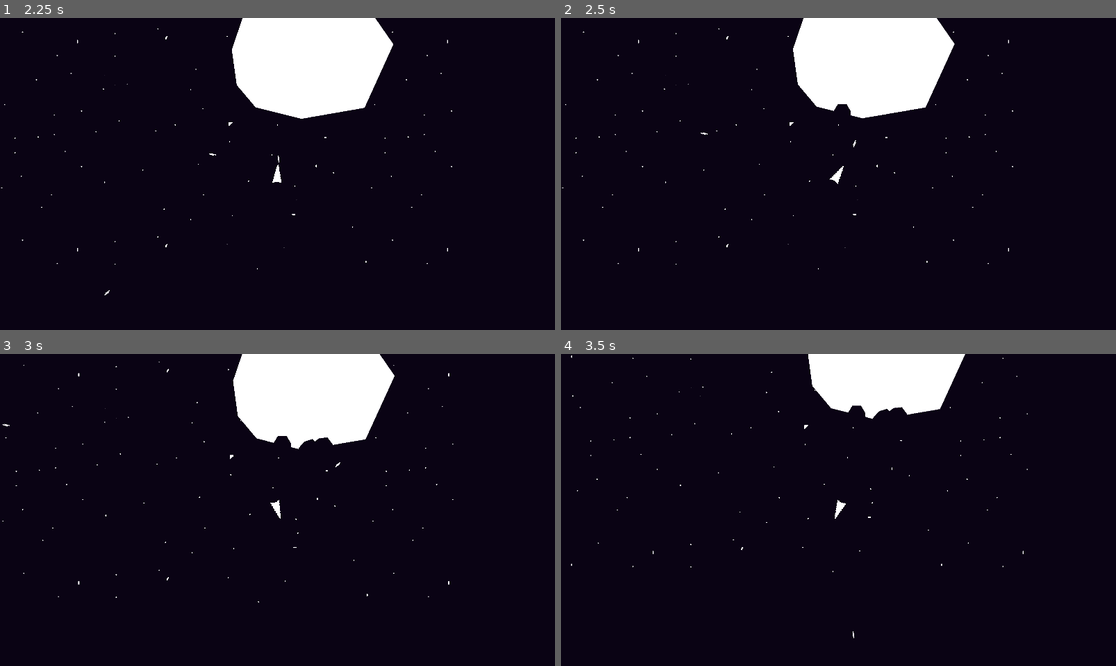
Above: before the commit, frames 1-4 (two rows, left to right).
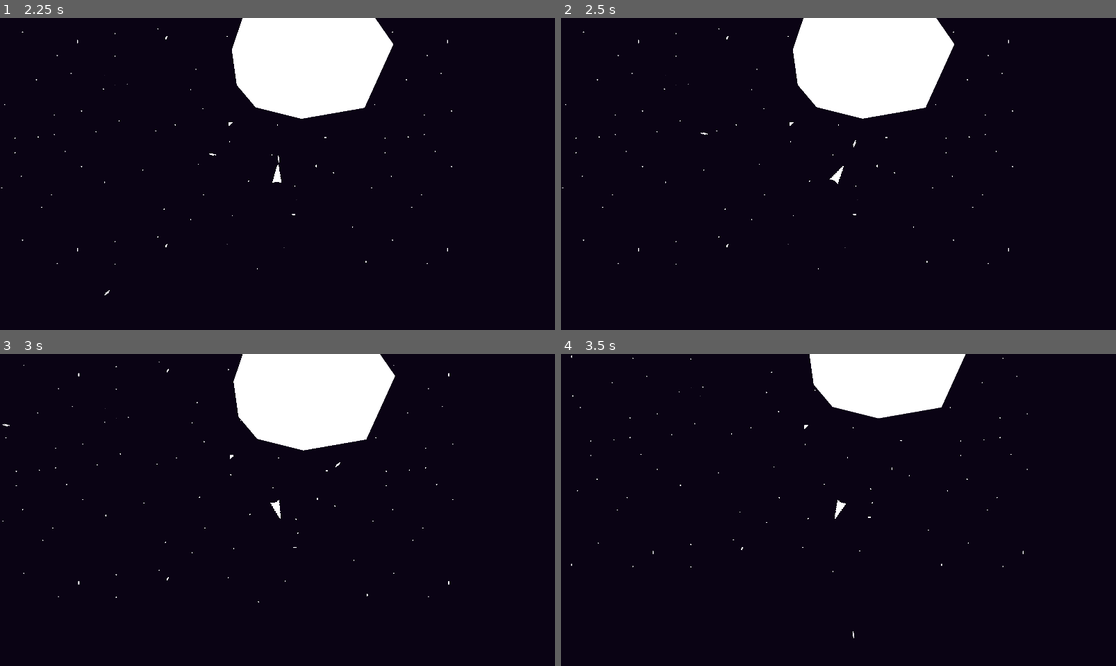
Above: after the commit, the same moments.

Repository: BloopHD/IntoTheVoid
Game: Godot game, scene res://scenes/world/world.tscn
Two runs of this game, one before a commit and one after it. Both use one fixed random seed, a clock stepped at 60 frames per second and the inputs below.
Inputs (mouse positions are in pixels of both pictures, inside the frame that each line leads up to):
- Up to frame 1 (2.25 s): move the mouse to (399, 158) at 0.52 s; hold D (right) 0.53-1.28 s; hold Space (fire_laser) 0.53-1.28 s; click (399, 158) at 0.8 s; tap Enter at 1.25 s; move the mouse to (166, 189) at 1.27 s; hold S (down) 1.28-2.03 s; click (166, 189) at 1.35 s; tap Space (fire_laser) at 1.55 s; move the mouse to (333, 105) at 2.02 s; hold D (right) from 2.03 s (still down); hold Space (fire_laser) from 2.03 s (still down)
- Up to frame 2 (2.5 s): keep holding D (right); keep holding Space (fire_laser); click (894, 105) at 2.3 s
- Up to frame 3 (3 s): move the mouse to (249, 572) at 2.77 s; release D (right) at 2.78 s; release Space (fire_laser) at 2.78 s; hold W (up) from 2.78 s (still down); click (249, 572) at 2.85 s
- Up to frame 4 (3.5 s): keep holding W (up); tap Space (fire_laser) at 3.05 s

Frame 1 is identical in both runs. In frame 2, 0.1% of the frame differs, in the area x 41-71%, y 0-33%; in frame 3, 0.3%; in frame 4, 0.3%, in the area x 44-73%, y 0-21%.

Commit message:
Laser & Impulse
Updated lase back to an area2d, added an impulse on impact to push the asteroids.

Diff:
--- a/scenes/asteroid/asteroid.gd
+++ b/scenes/asteroid/asteroid.gd
@@ -2,20 +2,27 @@
 
 var new_asteroid_scene: PackedScene = load("res://scenes/asteroid/asteroid.tscn")
 
+var minimum_size: float = 1250.0
 
-func _ready():
+var area: float
+
+func _ready() -> void:
+
 	calculate_polygon_properties()
+	check_size_requirment()
 
 
-func calculate_polygon_properties():
-	var center = Vector2.ZERO
-	var area = 0
+func calculate_polygon_properties() -> void:
+
+	var center: Vector2 = Vector2.ZERO
 	var asteroid_points: PackedVector2Array = $Polygon2D.polygon
 
 	for i in asteroid_points.size():
 
 		var i_plus_one = i + 1
+
 		if i_plus_one >= asteroid_points.size():
+
 			i_plus_one = 0
 
 		var curr = asteroid_points[i]
@@ -26,34 +33,44 @@
 		center.x += (curr.x + next.x) * ((curr.x * next.y) - (next.x * curr.y))
 		center.y -= (curr.y + next.y) * ((curr.y * next.x) - (next.y * curr.x))
 
-
 	area = area / 2
 	center = (center / 6) / area
 
 
-func clip(destruction_area):
+func check_size_requirment():
 
-	var localized_rotated_destruct_area: Polygon2D = localize_and_rotate(destruction_area)
-	var new_asteroids: Array[PackedVector2Array] = Geometry2D.clip_polygons($Polygon2D.polygon, localized_rotated_destruct_area.polygon)
+	if area <= minimum_size:
 
-	# destruction_area.position = transform.basis_xform_inv(destruction_area.position - global_position)
-	# var new_asteroids: Array[PackedVector2Array] = Geometry2D.clip_polygons($Polygon2D.polygon, destruction_area.polygon)
+		queue_free()
 
 
+func clip(destruction_area) -> void:
+
+	# var localized_rotated_destruct_area: Polygon2D = localize_and_rotate(destruction_area)
+	# var new_asteroids: Array[PackedVector2Array] = Geometry2D.clip_polygons($Polygon2D.polygon, localized_rotated_destruct_area.polygon)
+
+	destruction_area.position = transform.basis_xform_inv(destruction_area.global_position - global_position)
+	var new_asteroids: Array[PackedVector2Array] = Geometry2D.clip_polygons($Polygon2D.polygon, destruction_area.polygon)
 
 	for i in new_asteroids.size():
 
 		if i > 0:
 
 			var asteroid_new: RigidBody2D = new_asteroid_scene.instantiate()
-			print(asteroid_new)
+
 			asteroid_new.find_child("Polygon2D").polygon = new_asteroids[i]
 			asteroid_new.find_child("CollisionPolygon2D").polygon = new_asteroids[i]
 			asteroid_new.global_position = global_position
+
 			get_parent().call_deferred("add_child", asteroid_new)
+
 		else:
 
 			$Polygon2D.polygon = new_asteroids[i]
+
+			calculate_polygon_properties()
+			check_size_requirment()
+
 			$CollisionPolygon2D.set_deferred("polygon", new_asteroids[i])
 
 
@@ -62,17 +79,18 @@
 	var offset_poly = Polygon2D.new()
 	offset_poly.global_position = Vector2.ZERO
 
+	var dest_area_rotation: float = destruction_area.global_rotation
 	var new_poly_points: Array[Vector2] = []
 
 	for point in destruction_area.polygon:
 
 		# Localize the polygons point.
-		var localized_position: Vector2 = destruction_area.global_position - global_position
+		var localized_position: Vector2 = (destruction_area.global_position - global_position)
 
 		# Rotate the polygon point.
 		var rotated_position: Vector2 = Vector2()
-		rotated_position.x = (point.x * cos(destruction_area.global_rotation)) - (point.y * sin(destruction_area.global_rotation))
-		rotated_position.y = (point.y * cos(destruction_area.global_rotation)) + (point.x * sin(destruction_area.global_rotation))
+		rotated_position.x = (point.x * cos(dest_area_rotation)) - (point.y * sin(dest_area_rotation))
+		rotated_position.y = (point.y * cos(dest_area_rotation)) + (point.x * sin(dest_area_rotation))
 
 		# Combine the localized point with the rotation
 		# and add them into the new_poly_points array.
--- a/scenes/asteroid/asteroid.tscn
+++ b/scenes/asteroid/asteroid.tscn
@@ -4,7 +4,7 @@
 
 [node name="Asteroid" type="RigidBody2D" groups=["asteroids"]]
 collision_layer = 2
-collision_mask = 5
+collision_mask = 7
 gravity_scale = 0.0
 script = ExtResource("1_gjyw2")
 
--- a/scenes/laser/laser.gd
+++ b/scenes/laser/laser.gd
@@ -1,23 +1,30 @@
-extends RigidBody2D
+extends Area2D
 
 @onready var destruction_area: CollisionPolygon2D = $Area2D/ExplosionArea
 
 @export var speed: float = 1000.0
+@export var force: float = 5.0
 
 var movement_vector: Vector2 = Vector2.UP
+
+var force_direction: Vector2 = Vector2()
 
 var curr_speed: float:
 	set(value):
 		curr_speed = value
 
 
-func _physics_process(delta):
+func _physics_process(delta) -> void:
 
-	global_position += movement_vector.rotated(rotation) * (speed + curr_speed) * delta
+	force_direction = movement_vector.rotated(rotation)
+	global_position += force_direction * (speed + curr_speed) * delta
 
 
-func _on_body_entered(body:Node2D):
+func _on_body_entered(body:Node2D) -> void:
 
 	if body.is_in_group("asteroids"):
+
 		body.clip(destruction_area)
+		body.apply_impulse(force_direction * force)
+
 		queue_free()
--- a/scenes/laser/laser.tscn
+++ b/scenes/laser/laser.tscn
@@ -7,12 +7,9 @@
 radius = 3.0
 height = 24.0
 
-[node name="Laser" type="RigidBody2D"]
+[node name="Laser" type="Area2D"]
 collision_layer = 4
 collision_mask = 2
-gravity_scale = 0.0
-max_contacts_reported = 1
-contact_monitor = true
 script = ExtResource("1_m418u")
 
 [node name="Sprite2D" type="Sprite2D" parent="."]
@@ -28,6 +25,6 @@
 
 [node name="ExplosionArea" type="CollisionPolygon2D" parent="Area2D"]
 position = Vector2(0, -12)
-polygon = PackedVector2Array(-30, -15, -15, -40, 15, -40, 30, -15, 30, 15, 15, 40, -15, 40, -30, 15)
+polygon = PackedVector2Array(5, -25, 15, -20, 20, -10, 20, 10, 15, 20, 5, 25, -5, 25, -15, 20, -20, 10, -20, -10, -15, -20, -5, -25)
 
 [connection signal="body_entered" from="." to="." method="_on_body_entered"]
--- a/scenes/player/player.gd
+++ b/scenes/player/player.gd
@@ -20,41 +20,62 @@
 	get:
 		return velocity.length()
 
-func _process(_delta):
+
+func _process(_delta) -> void:
+
 	check_input()
 
-func _physics_process(delta):
+
+func _physics_process(delta) -> void:
+
 	player_movement(delta)
 
-func check_input():
+
+func check_input() -> void:
+
 	if (Input.is_action_pressed("primary action") or Input.is_action_pressed("fire_laser")) and can_shoot:
+
 		shoot_laser()
 		can_shoot = false
 		$LaserTimer.start()
+
 	elif Input.is_action_pressed("secondary action"):
+
 		print("boom")
 
+
 func get_thrust() -> float:
+
 	var thrust: float = Input.get_action_strength("up")
+
 	return thrust
 
+
 func player_movement(delta) -> void:
+
 	var look_dir: Vector2 = player_rotation()
 	var thrust: float = get_thrust()
 	curr_speed = velocity.length()
 
 	if thrust <= 0.001:
+
 		if curr_speed > (friction * delta):
+
 			velocity -= velocity.normalized() * (friction * delta)
+
 		else:
+
 			velocity = Vector2.ZERO
+
 	else:
+
 		var thrust_power: float = (thrust * accel * delta)
 		var thrust_velocity: Vector2 = look_dir * thrust_power
 		velocity += thrust_velocity
 		velocity = velocity.limit_length(max_speed)
 
 	move_and_slide()
+
 
 func player_rotation() -> Vector2:
 
@@ -83,11 +104,15 @@
 
 	return look_dir
 
-func _on_timer_timeout():
+
+func _on_timer_timeout() -> void:
+
 	can_shoot = true
 
-func shoot_laser():
-	var laser: RigidBody2D = laser_scene.instantiate()
+
+func shoot_laser() -> void:
+
+	var laser: Area2D = laser_scene.instantiate()
 	laser.global_position = muzzle.global_position
 	laser.rotation = rotation
 	laser.curr_speed = curr_speed
--- a/scenes/player/player.tscn
+++ b/scenes/player/player.tscn
@@ -10,7 +10,9 @@
 
 [node name="Player" type="CharacterBody2D"]
 collision_mask = 10
+motion_mode = 1
 script = ExtResource("1_pf1yp")
+max_speed = 1000
 
 [node name="CollisionShape2D" type="CollisionShape2D" parent="."]
 shape = SubResource("CapsuleShape2D_2v2iu")
